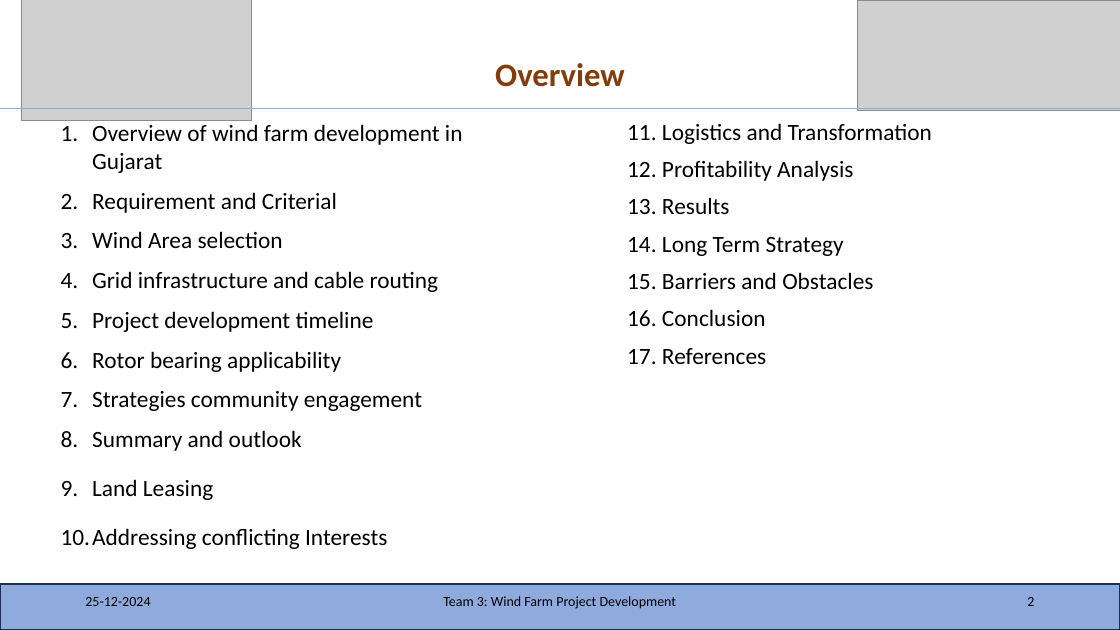
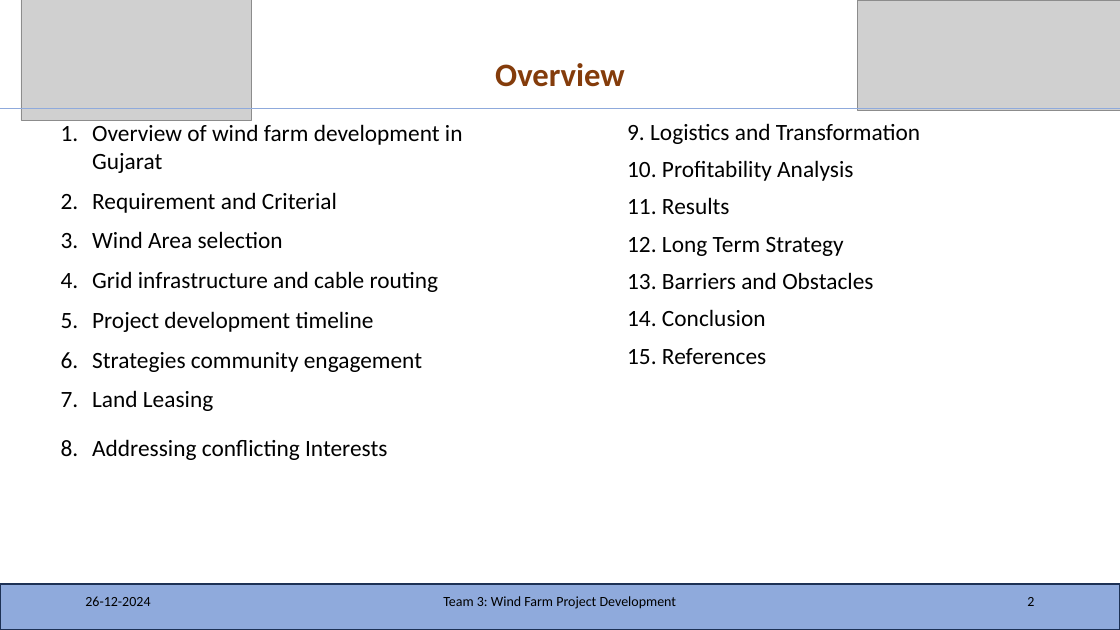
Before and after one commit to KSoni1505/Wind-Farm-Project-Development, a slide deck: slide 2 of Team_3_India.pptx. Drawn at 1120x630 pixels with LibreOffice and Linux fonts; fonts in the diff are those of the drawing; grey boxes stand for pictures. Boxes give left, top, right and bottom in pixels: in the first picture for what was removed or moved away, otherwise in the second. Text is boxed around its words. In the diff, an @@ line names an element or a change of style, - is before the commit and + after.

Commit message:
Update

```diff
--- a/Team_3_India.pptx
+++ b/Team_3_India.pptx
@@ text at [627, 123, 920, 364]: text changed @@
-11. Logistics and Transformation
-12. Profitability Analysis
-13. Results
-14. Long Term Strategy
-15. Barriers and Obstacles
-16. Conclusion
-17. References
+9. Logistics and Transformation
+10. Profitability Analysis
+11. Results
+12. Long Term Strategy
+13. Barriers and Obstacles
+14. Conclusion
+15. References
@@ text at [92, 351, 341, 372]: paragraph removed @@
-6. Rotor bearing applicability
@@ text at [92, 430, 302, 451]: paragraph removed @@
-8. Summary and outlook
```
Also in this commit, not shown: 2 other slides changed, 16 slides added.
